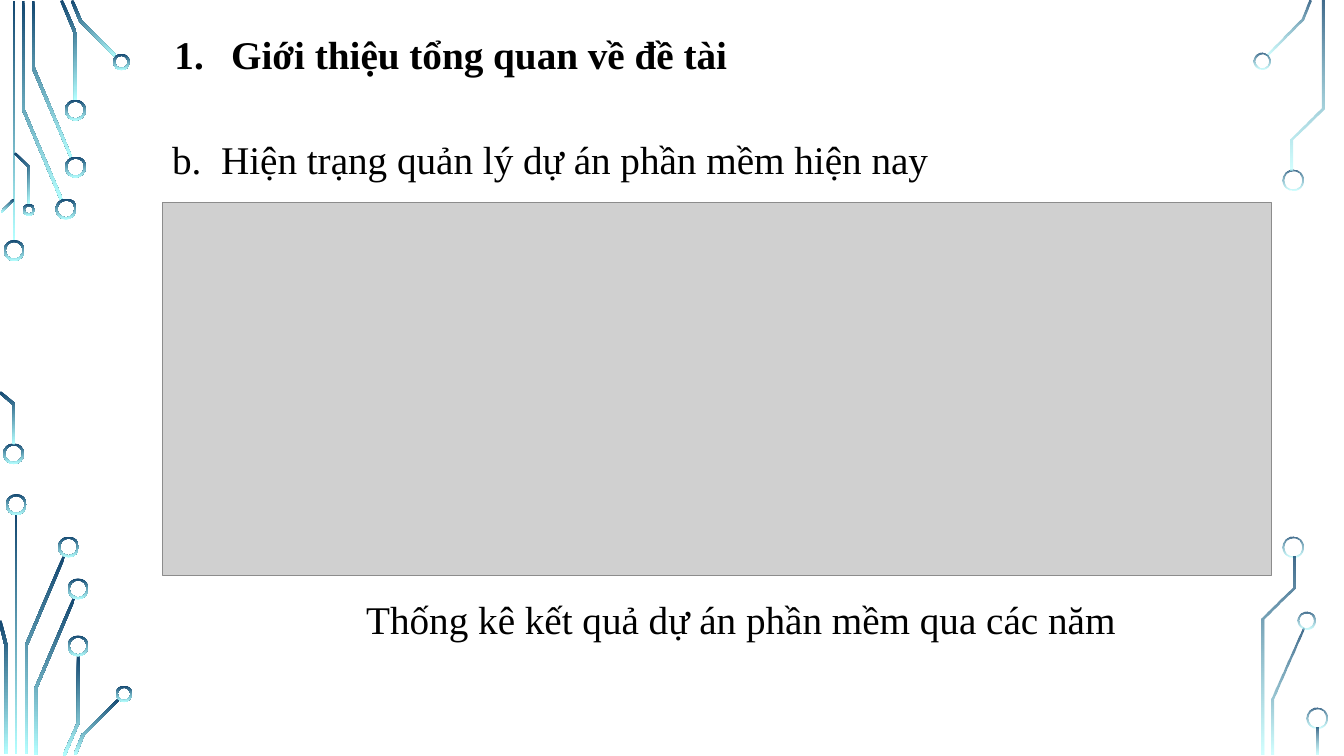
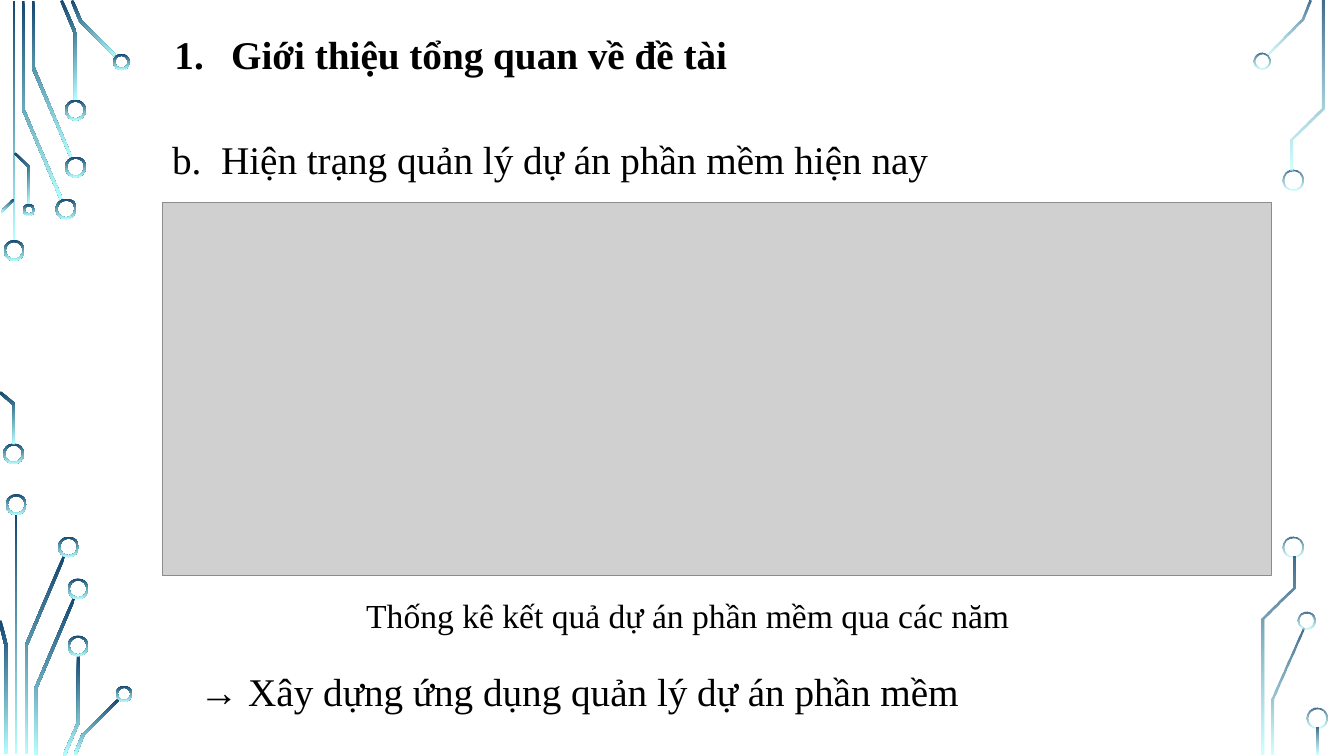
Before and after one commit to NguyenThiHao/DoAnTotNghiep, a slide deck: slide 6 of Documents/Slide do an tot nghiep.pptx. Drawn at 1344x756 pixels with LibreOffice and Linux fonts; fonts in the diff are those of the drawing; grey boxes stand for pictures; background and template pictures are left out. Boxes give left, top, right and bottom in pixels: in the first picture for what was removed or moved away, otherwise in the second. Text is boxed around its words. In the diff, an @@ line names an element or a change of style, - is before the commit and + after.

```diff
--- a/Documents/Slide do an tot nghiep.pptx
+++ b/Documents/Slide do an tot nghiep.pptx
@@ text "Thống kê kết quả dự ..." at (366, 603, 1009, 635): size 28 to 24 pt @@
@@ text added at (248, 677, 958, 714), 28 pt, text #000000 @@
+→ Xây dựng ứng dụng quản lý dự án phần mềm
```
Also in this commit, not shown: 3 other slides changed, 2 slides added, 36 other files.
